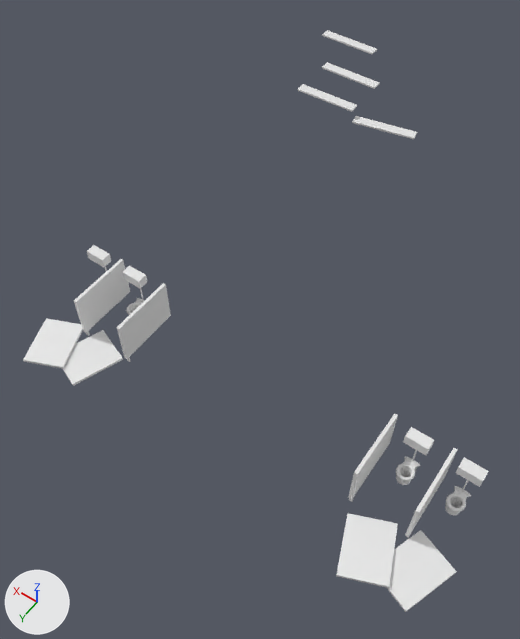
The OBJ model Assets/Models/Intro_Level/Toilets.obj as it was, and as the next commit left it.
Both versions are drawn from a 50 mm camera at (-4.91, 16.77, 11.61) aimed at (0.65, 8.99, -0.61). Every picture has the same lights, and +X, +Y and +Z are marked at lower left. Where no turn or scale is listed for an object, it has been applied to the vertices.

The first picture shows 'Toilet_Box.001', 'Toilet_Box.002', 'Toilet_Box.003', 'Toilet_Door', 'Toilet_Door.001', 'Toilet_Door.002', 'Toilet_Door.003', 'Torus.001'.
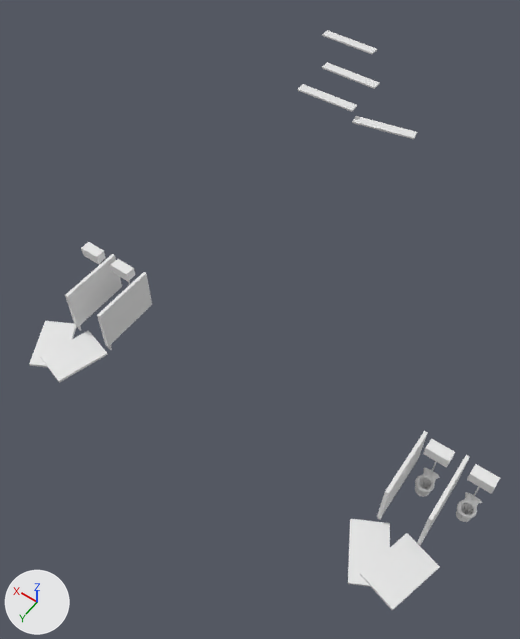
Location of each change, (x1, y1, x2, y2) in pixels of the pictures (520 x 639 px; the box of a moved part takes in the faces that stretch with it):
'Toilet_Box.001', reshaped (10% narrower, 7% shorter)
    before: (74, 259, 171, 362)
    after: (65, 254, 152, 350)
'Toilet_Door.003', reshaped
    before: (386, 530, 457, 612)
    after: (360, 533, 440, 610)
'Toilet_Door.002', reshaped (32% narrower, 9% shorter)
    before: (336, 513, 398, 588)
    after: (348, 519, 390, 587)
'Toilet_Box.002', reshaped (15% narrower, 7% shorter)
    before: (348, 414, 457, 538)
    after: (377, 431, 470, 546)
'Toilet_Box.003', reshaped
    before: (87, 245, 489, 490)
    after: (81, 242, 500, 497)
'Toilet_Door', reshaped
    before: (63, 330, 123, 386)
    after: (41, 330, 108, 383)
'Toilet_Door.001', reshaped (20% narrower, 10% shorter)
    before: (23, 318, 83, 369)
    after: (29, 321, 77, 367)
'Torus.001', reshaped
    before: (126, 298, 471, 515)
    after: (415, 468, 482, 522)
part 1 of me_toilet_box_001, moved or reshaped
    before: (117, 283, 171, 362)
    after: (97, 272, 152, 350)
part 2 of me_toilet_box_001, moved or reshaped
    before: (74, 259, 130, 336)
    after: (65, 254, 122, 331)
part 3 of me_toilet_box_002, moved or reshaped
    before: (405, 448, 457, 538)
    after: (417, 455, 470, 546)
part 4 of me_toilet_box_002, moved or reshaped
    before: (348, 414, 398, 502)
    after: (377, 431, 428, 520)
part 5 of me_toilet_box_003, moved or reshaped
    before: (456, 457, 489, 487)
    after: (467, 464, 500, 494)
part 6 of me_toilet_box_003, moved or reshaped
    before: (403, 427, 434, 455)
    after: (423, 438, 455, 468)
part 7 of me_toilet_box_003, moved or reshaped
    before: (462, 480, 468, 490)
    after: (473, 486, 480, 497)
part 8 of me_toilet_box_003, moved or reshaped
    before: (122, 266, 147, 289)
    after: (110, 259, 135, 281)
part 9 of me_toilet_box_003, moved or reshaped
    before: (87, 245, 111, 267)
    after: (81, 242, 106, 264)
part 14 of me_torus_001, moved or reshaped (not visible afterwards)
    before: (126, 298, 144, 315)
part 15 of me_torus_001, moved or reshaped
    before: (445, 497, 467, 515)
    after: (456, 503, 473, 522)
part 16 of me_torus_001, moved or reshaped
    before: (446, 486, 471, 512)
    after: (457, 492, 482, 519)
part 17 of me_torus_001, moved or reshaped
    before: (396, 467, 417, 485)
    after: (415, 478, 436, 497)
part 18 of me_torus_001, moved or reshaped
    before: (396, 456, 420, 481)
    after: (415, 468, 440, 493)

Diff of the bpy script that builds the scene:
```diff
--- a/Assets/Models/Intro_Level/Toilets.obj.py
+++ b/Assets/Models/Intro_Level/Toilets.obj.py
@@ me_toilet_box_001 @@
 me_toilet_box_001.from_pydata(...)  # 40 vertices, 72 faces; spans x 1.781..2.93, y 10.486..11.795, z 0.076..1.19
+# me_toilet_box_001 part 1: the loose piece of 20 vertices spanning x 1.781..1.846, y 10.486..11.795, z 0.076..1.19 is moved by (0.489, 0.0, 0.0)
+# me_toilet_box_001 part 2: the loose piece of 20 vertices spanning x 2.866..2.93, y 10.486..11.795, z 0.076..1.19 is moved by (0.226, 0.0, 0.0)
@@ me_toilet_box_002 @@
 me_toilet_box_002.from_pydata(...)  # 40 vertices, 72 faces; spans x -4.294..-3.145, y 10.449..11.758, z 0.076..1.19
+# me_toilet_box_002 part 3: the loose piece of 20 vertices spanning x -4.294..-4.229, y 10.449..11.758, z 0.076..1.19 is moved by (-0.216, 0.0, 0.0)
+# me_toilet_box_002 part 4: the loose piece of 20 vertices spanning x -3.209..-3.145, y 10.449..11.758, z 0.076..1.19 is moved by (-0.555, 0.0, 0.0)
@@ me_toilet_box_003 @@
 me_toilet_box_003.from_pydata(...)  # 90 vertices, 148 faces; spans x -4.86..3.55, y 10.56..10.78, z 0.01..1.27
+# me_toilet_box_003 part 5: the loose piece of 8 vertices spanning x -4.86..-4.44, y 10.56..10.77, z 1.06..1.27 is moved by (-0.2, 0.0, 0.0)
+# me_toilet_box_003 part 6: the loose piece of 8 vertices spanning x -3.92..-3.5, y 10.56..10.77, z 1.06..1.27 is moved by (-0.37, 0.0, 0.0)
+# me_toilet_box_003 part 7: the loose piece of 15 vertices spanning x -4.66..-4.64, y 10.57..10.59, z 0.01..1.06 is moved by (-0.2, 0.0, 0.0)
+# me_toilet_box_003 part 8: the loose piece of 8 vertices spanning x 2.19..2.61, y 10.57..10.78, z 1.06..1.27 is moved by (0.31, 0.0, 0.0)
+# me_toilet_box_003 part 9: the loose piece of 8 vertices spanning x 3.13..3.55, y 10.57..10.78, z 1.06..1.27 is moved by (0.15, 0.0, 0.0)
@@ me_toilet_door @@
-me_toilet_door.from_pydata(...)  # 8 vertices, 12 faces; spans x 1.926..3.07, y 11.494..12.777, z 0.074..0.128
+me_toilet_door.from_pydata(...)  # 8 vertices, 12 faces; spans x 2.252..3.232, y 11.669..12.887, z 0.07..0.15
+# me_toilet_door part 10: the whole mesh is rebuilt
@@ me_toilet_door_001 @@
-me_toilet_door_001.from_pydata(...)  # 8 vertices, 12 faces; spans x 2.671..3.839, y 11.644..12.94, z 0.083..0.202
+me_toilet_door_001.from_pydata(...)  # 8 vertices, 12 faces; spans x 2.739..3.832, y 11.679..12.923, z 0.051..0.111
+# me_toilet_door_001 part 11: the whole mesh is rebuilt
@@ me_toilet_door_002 @@
-me_toilet_door_002.from_pydata(...)  # 8 vertices, 12 faces; spans x -4.43..-3.263, y 11.644..12.94, z 0.083..0.202
+me_toilet_door_002.from_pydata(...)  # 8 vertices, 12 faces; spans x -4.437..-3.344, y 11.679..12.923, z 0.056..0.105
+# me_toilet_door_002 part 12: the whole mesh is rebuilt
@@ me_toilet_door_003 @@
-me_toilet_door_003.from_pydata(...)  # 8 vertices, 12 faces; spans x -5.176..-4.031, y 11.494..12.777, z 0.074..0.128
+me_toilet_door_003.from_pydata(...)  # 8 vertices, 12 faces; spans x -4.924..-3.944, y 11.669..12.887, z 0.07..0.15
+# me_toilet_door_003 part 13: the whole mesh is rebuilt
@@ me_torus_001 @@
 me_torus_001.from_pydata(...)  # 824 vertices, 1568 faces; spans x -4.82..3.51, y 10.56..11.02, z 0.01..0.39
+# me_torus_001 part 14: the loose piece of 91 vertices spanning x 2.24..2.56, y 10.57..11.02, z 0.36..0.39 is moved by (0.31, 0.0, 0.0)
+# me_torus_001 part 15: the loose piece of 114 vertices spanning x -4.81..-4.49, y 10.56..11.01, z 0.01..0.36 is moved by (-0.2, 0.0, 0.0)
+# me_torus_001 part 16: the loose piece of 91 vertices spanning x -4.82..-4.49, y 10.56..11.01, z 0.36..0.39 is moved by (-0.2, 0.0, 0.0)
+# me_torus_001 part 17: the loose piece of 114 vertices spanning x -3.87..-3.55, y 10.56..11.01, z 0.01..0.36 is moved by (-0.37, 0.0, 0.0)
+# me_torus_001 part 18: the loose piece of 93 vertices spanning x -3.88..-3.55, y 10.56..11.01, z 0.36..0.39 is moved by (-0.37, 0.0, 0.0)
```
